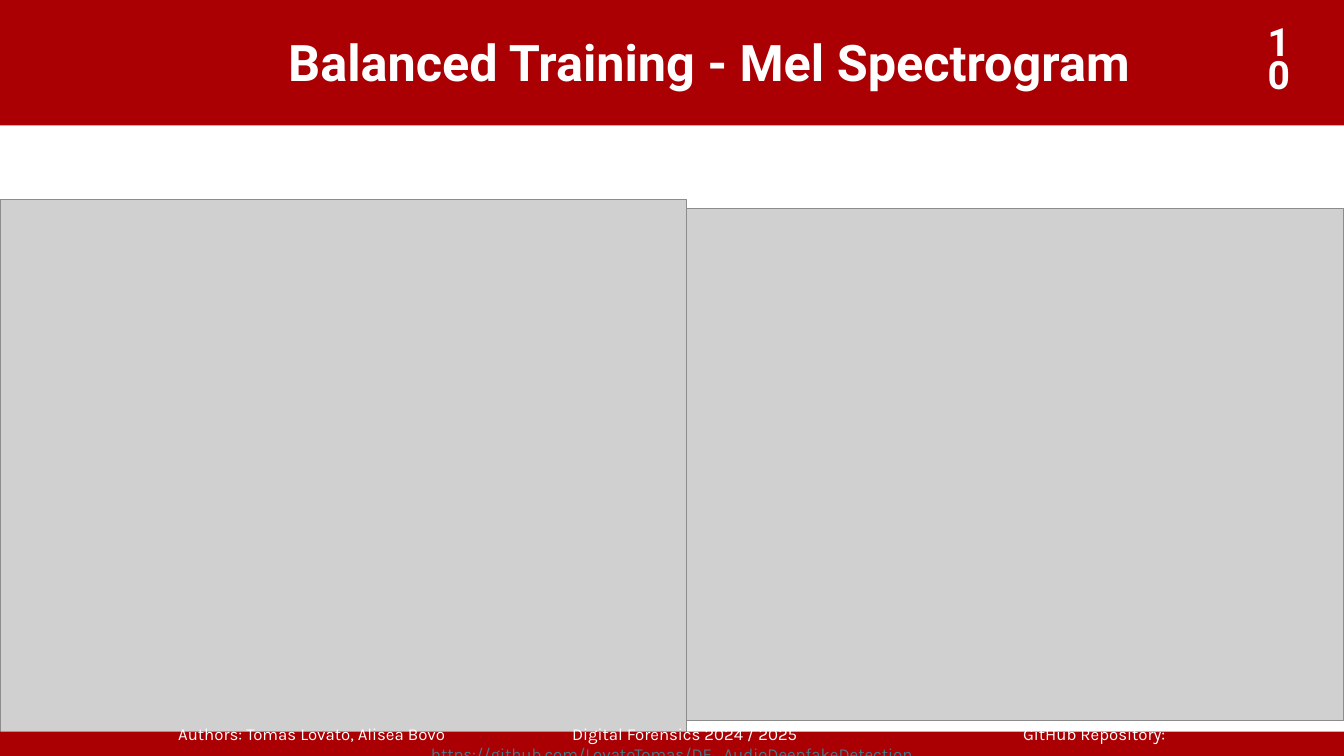
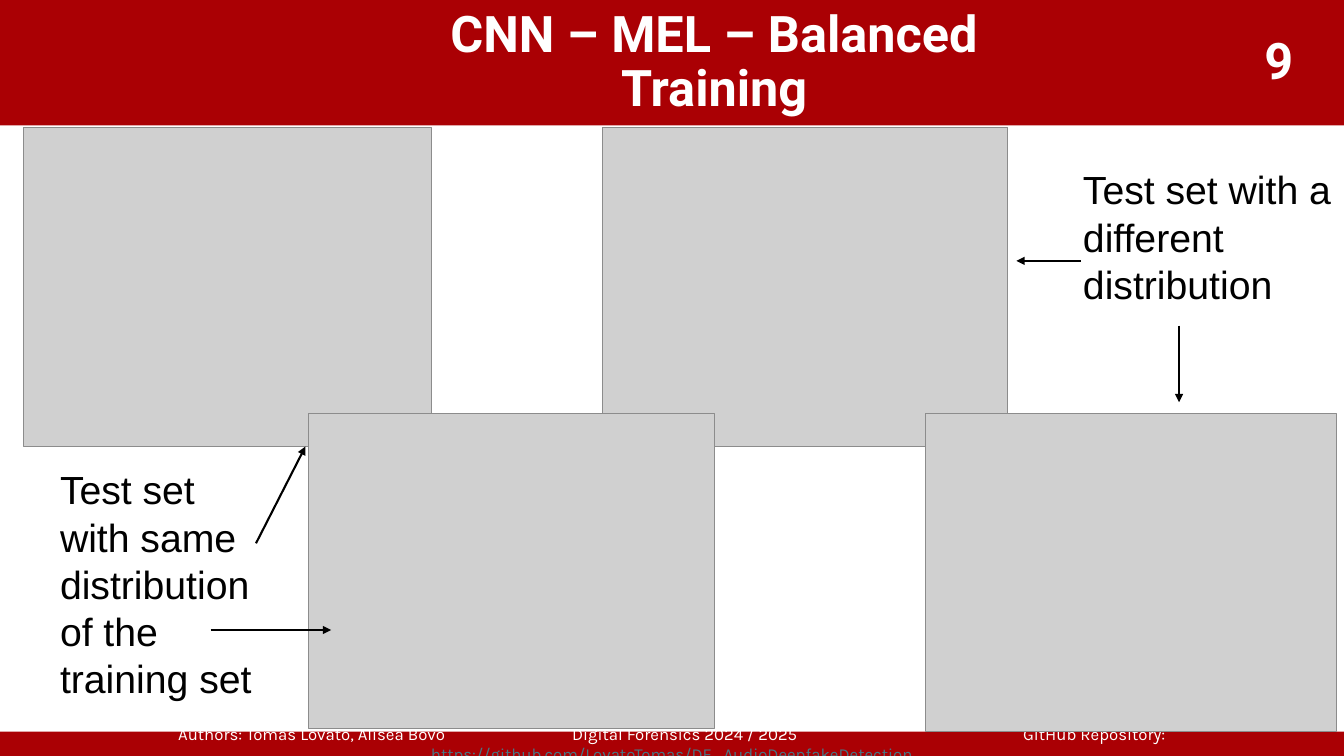
Before and after one commit to LovatoTomas/DF_AudioDeepfakeDetection, a slide deck: slide 9 of DeepFake_Audio_Detection.pptx (slide 10 before the commit). Drawn at 1344x756 pixels with LibreOffice and Linux fonts; fonts in the diff are those of the drawing; grey boxes stand for pictures; background and template pictures are left out. Boxes give left, top, right and bottom in pixels: in the first picture for what was removed or moved away, otherwise in the second. Text is boxed around its words. In the diff, an @@ line names an element or a change of style, - is before the commit and + after.

```diff
--- a/DeepFake_Audio_Detection.pptx
+++ b/DeepFake_Audio_Detection.pptx
@@ title at (450, 14, 978, 117): text changed @@
-Balanced Training - Mel Spectrogram
+CNN – MEL – Balanced Training
@@ page number at (1264, 42, 1293, 80): text changed; size 27.9 to 36 pt @@
-10
+9
@@ picture: place and size @@
-picture at (0, 200, 687, 737)
+picture at (23, 128, 432, 447)
@@ picture added at (603, 128, 1008, 447) @@
@@ text added at (1083, 175, 1331, 300), 28 pt, text #000000 @@
+Test set with a different distribution
@@ arrow added from (1081, 261) to (1016, 261), #000000 1.5 pt @@
@@ arrow added from (1180, 326) to (1180, 402), #000000 1.5 pt @@
@@ picture: place and size @@
-picture at (684, 208, 1344, 720)
+picture at (309, 414, 714, 729)
@@ picture added at (926, 414, 1337, 732) @@
@@ arrow added from (256, 543) to (306, 447), #000000 1.5 pt @@
@@ text added at (60, 477, 251, 701), 28 pt, text #000000 @@
+Test set with same distribution of the training set
@@ arrow added from (211, 630) to (332, 630), #000000 1.5 pt @@
```
Also in this commit, not shown: 14 other slides changed, 3 slides removed, 2 other files.
